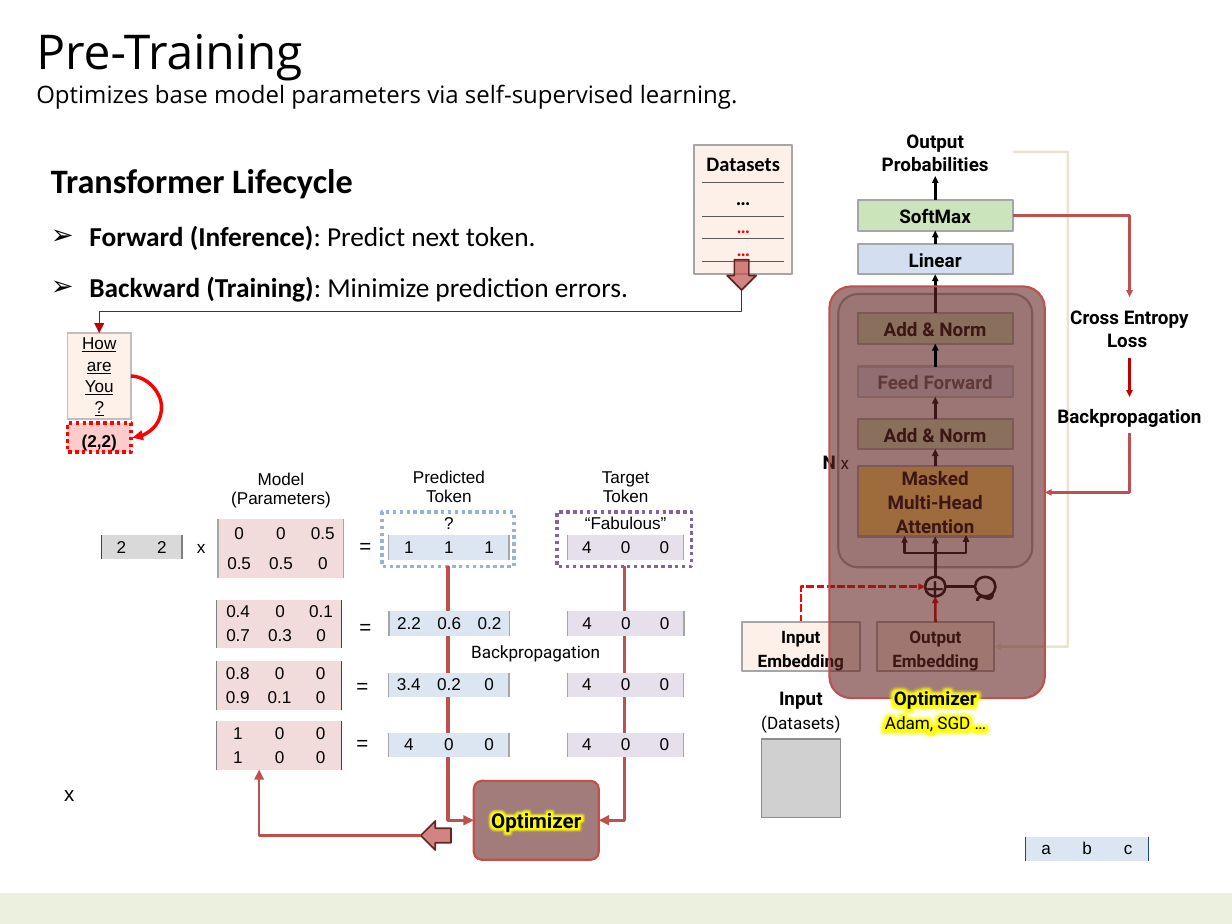
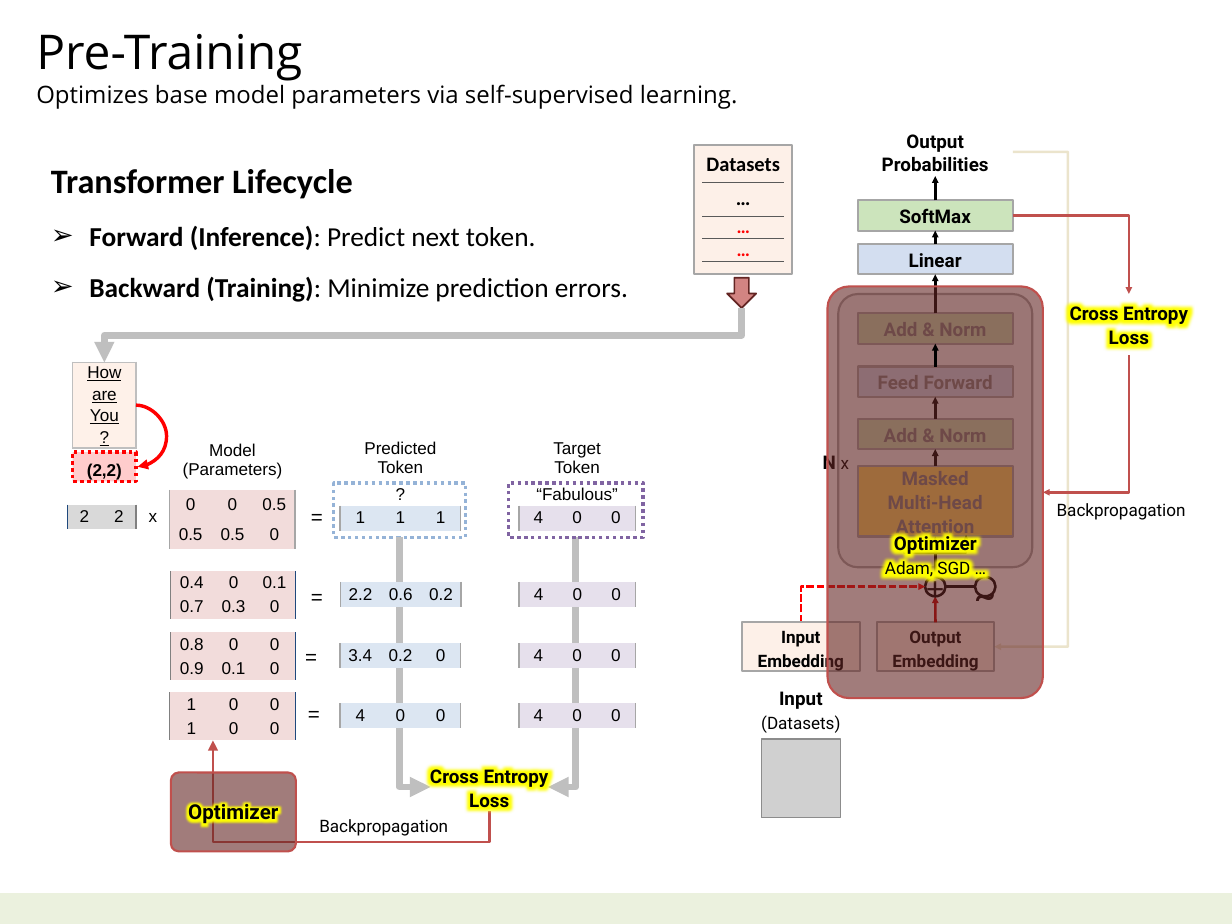
Before and after one commit to navibator/crazy-ai, a slide deck: slide 14 of ai.pptx. Drawn at 1232x924 pixels with LibreOffice and Linux fonts; fonts in the diff are those of the drawing; grey boxes stand for pictures. Boxes give left, top, right and bottom in pixels: in the first picture for what was removed or moved away, otherwise in the second. Text is boxed around its words. In the diff, an @@ line names an element or a change of style, - is before the commit and + after.

```diff
--- a/ai.pptx
+++ b/ai.pptx
@@ elbow arrow (1013, 216) - (1129, 294): route changed @@
@@ down arrow: place and size @@
-down arrow at box(727, 260, 756, 291)
+down arrow at box(727, 277, 756, 308)
@@ text "Cross Entropy" rewrapped from box(1070, 310, 1189, 348) to box(1070, 303, 1188, 350) @@
@@ elbow arrow moved from (742, 290) - (100, 333) to (742, 308) - (105, 362) @@
@@ elbow arrow (742, 308) - (105, 362): stroke #C00000 0.75 pt to #BFBFBF 4 pt @@
@@ text in rectangle at box(884, 322, 986, 336): text removed @@
-Add & Norm
@@ elbow arrow moved from (1130, 432) - (1045, 493) to (1129, 355) - (1042, 493) @@
@@ arrow removed from (1130, 359) to (1130, 397) @@
@@ text in rectangle at box(878, 375, 993, 389): text removed @@
-Feed Forward
@@ 1 table, 1 rectangle, 1 curved arrow: place and size @@
-1 table, 1 rectangle, 1 curved arrow at box(68, 333, 161, 452)
+1 table, 1 rectangle, 1 curved arrow at box(73, 362, 166, 482)
@@ text in rectangle at box(884, 428, 986, 442): text removed @@
-Add & Norm
@@ rectangle "Masked" at box(857, 466, 1013, 536): text colour #000000 to #808080 @@
@@ table: place and size @@
-table at box(101, 513, 221, 559)
+table at box(68, 482, 170, 529)
@@ text "Backpropagation": place and size @@
-text "Backpropagation" at box(1057, 405, 1201, 428)
+text "Backpropagation" at box(1057, 500, 1186, 521)
@@ text "Backpropagation" at box(1057, 500, 1186, 521): size 11 to 10 pt, bold off @@
@@ elbow arrow moved from (448, 567) - (474, 821) to (399, 537) - (430, 787) @@
@@ elbow arrow (399, 537) - (430, 787): stroke #C0504D 2 pt to #BFBFBF 4 pt @@
@@ elbow arrow moved from (625, 567) - (599, 821) to (575, 537) - (548, 787) @@
@@ elbow arrow (575, 537) - (548, 787): stroke #C0504D 2 pt to #BFBFBF 4 pt @@
@@ text "Optimizer": place and size @@
-text "Optimizer" at box(885, 688, 977, 735)
+text "Optimizer" at box(885, 533, 977, 580)
@@ table: place and size @@
-table at box(388, 649, 683, 754)
+table at box(340, 621, 634, 669)
@@ 4 tables, 4 texts, 2 rectangles: place and size @@
-4 tables, 4 texts, 2 rectangles at box(218, 460, 691, 761)
+4 tables, 4 texts, 2 rectangles at box(170, 430, 643, 732)
@@ 3 tables: place and size @@
-3 tables at box(177, 600, 341, 770)
+3 tables at box(131, 570, 294, 740)
@@ elbow arrow moved from (421, 835) - (259, 770) to (489, 811) - (213, 740) @@
@@ rounded rectangle "Optimizer": place and size @@
-rounded rectangle "Optimizer" at box(474, 781, 599, 860)
+rounded rectangle "Optimizer" at box(171, 772, 296, 851)
@@ text added at box(430, 765, 549, 812), 11 pt, text #000000, bold @@
+Cross Entropy
+Loss
@@ text removed at box(64, 790, 74, 801) @@
-x
@@ text "Backpropagation": place and size @@
-text "Backpropagation" at box(471, 645, 600, 662)
+text "Backpropagation" at box(319, 819, 448, 836)
@@ down arrow removed at box(421, 821, 452, 851) @@
@@ table removed at box(1025, 812, 1147, 860), 2 rows, 3 columns @@
- |  | 
-a | b | c
```
Also in this commit, not shown: 6 other slides changed, 1 slide added, 2 other files.
